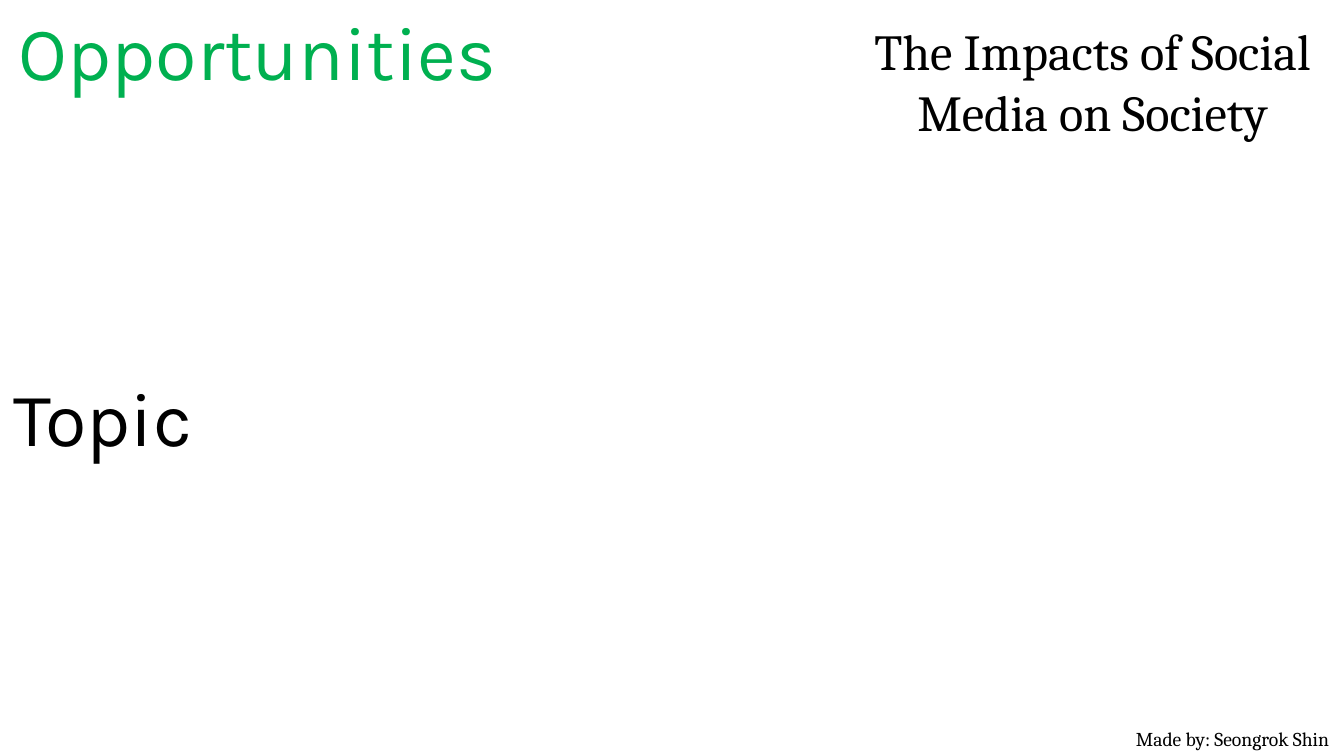
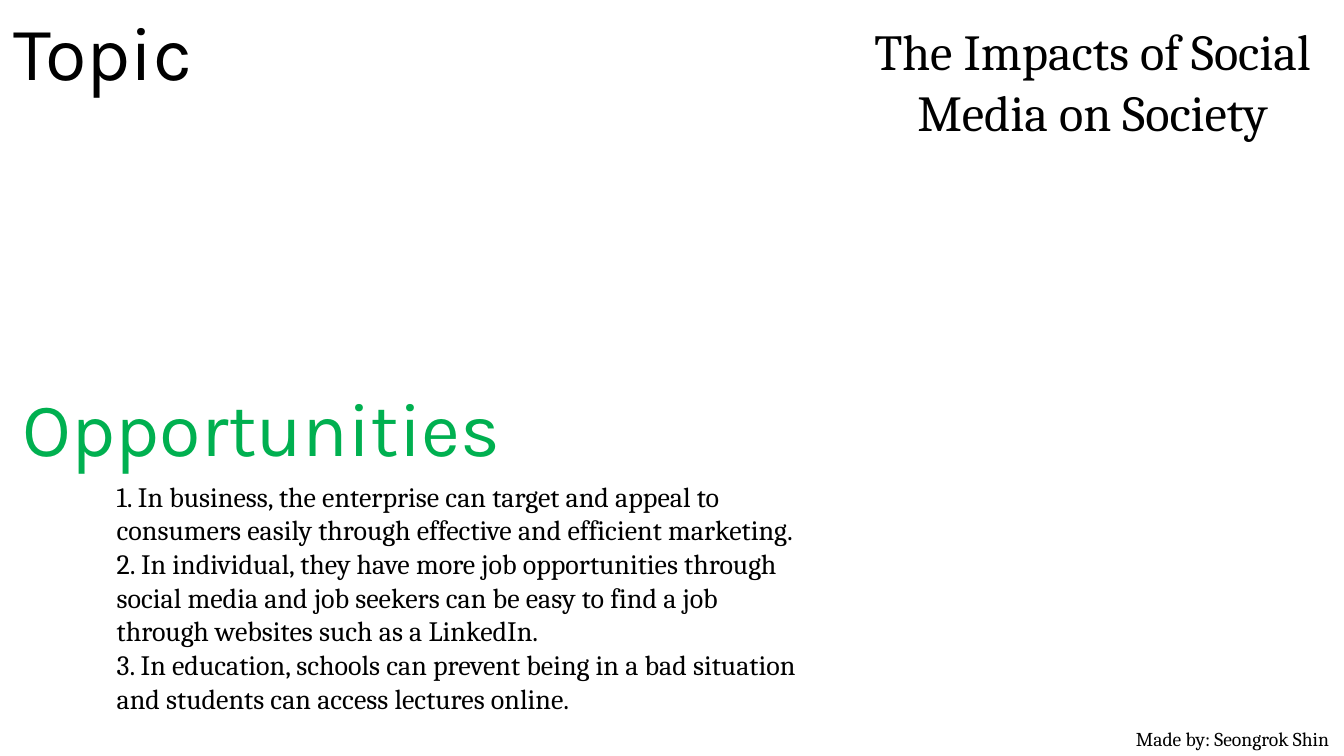
Before and after one commit to 20119382-AUT/-11-1108-ssnn-11-1108-ssnn-, a slide deck: slide 1 of Team Project Presentation/Team Project Presentation.pptx. Drawn at 1344x756 pixels with LibreOffice and Linux fonts; fonts in the diff are those of the drawing. Boxes give left, top, right and bottom in pixels: in the first picture for what was removed or moved away, otherwise in the second. Text is boxed around its words. In the diff, an @@ line names an element or a change of style, - is before the commit and + after.

Commit message:
Adding topic summaries

```diff
--- a/Team Project Presentation/Team Project Presentation.pptx
+++ b/Team Project Presentation/Team Project Presentation.pptx
@@ text "Topic": place and size @@
-text "Topic" at (13,394,192,464)
+text "Topic" at (13,28,192,98)
@@ text "Opportunities": place and size @@
-text "Opportunities" at (19,28,496,98)
+text "Opportunities" at (23,404,500,474)
@@ text added at (117,487,795,710), 20 pt, text #000000 @@
+1. In business, the enterprise can target and appeal to consumers easily through effective and efficient marketing.
+2. In individual, they have more job opportunities through social media and job seekers can be easy to find a job through websites such as a LinkedIn.
+3. In education, schools can prevent being in a bad situation and students can access lectures online.
```
Also in this commit, not shown: 8 other files.
